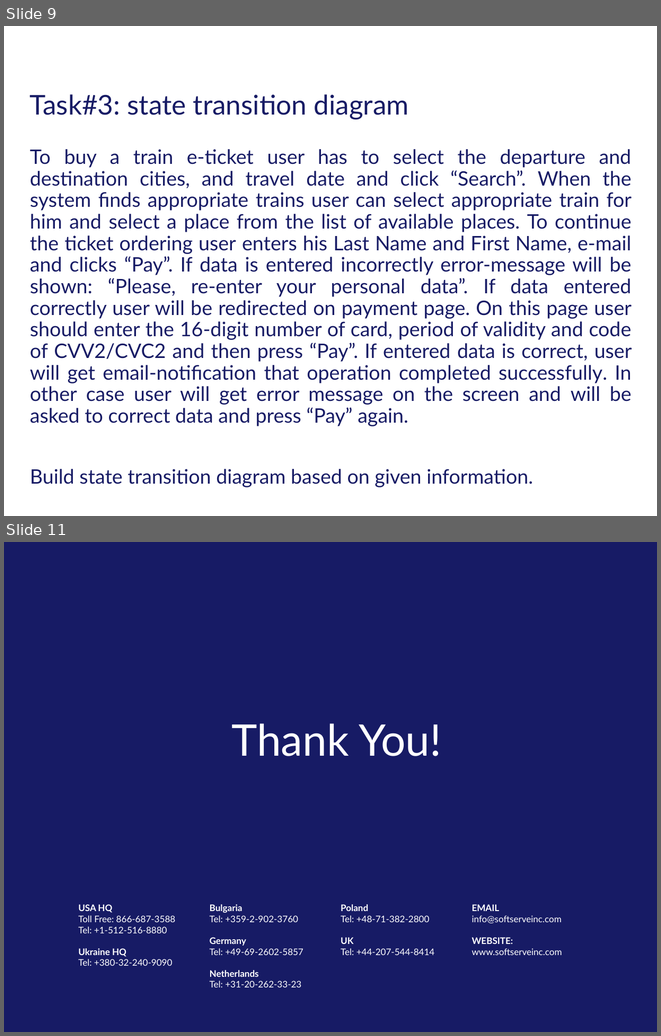
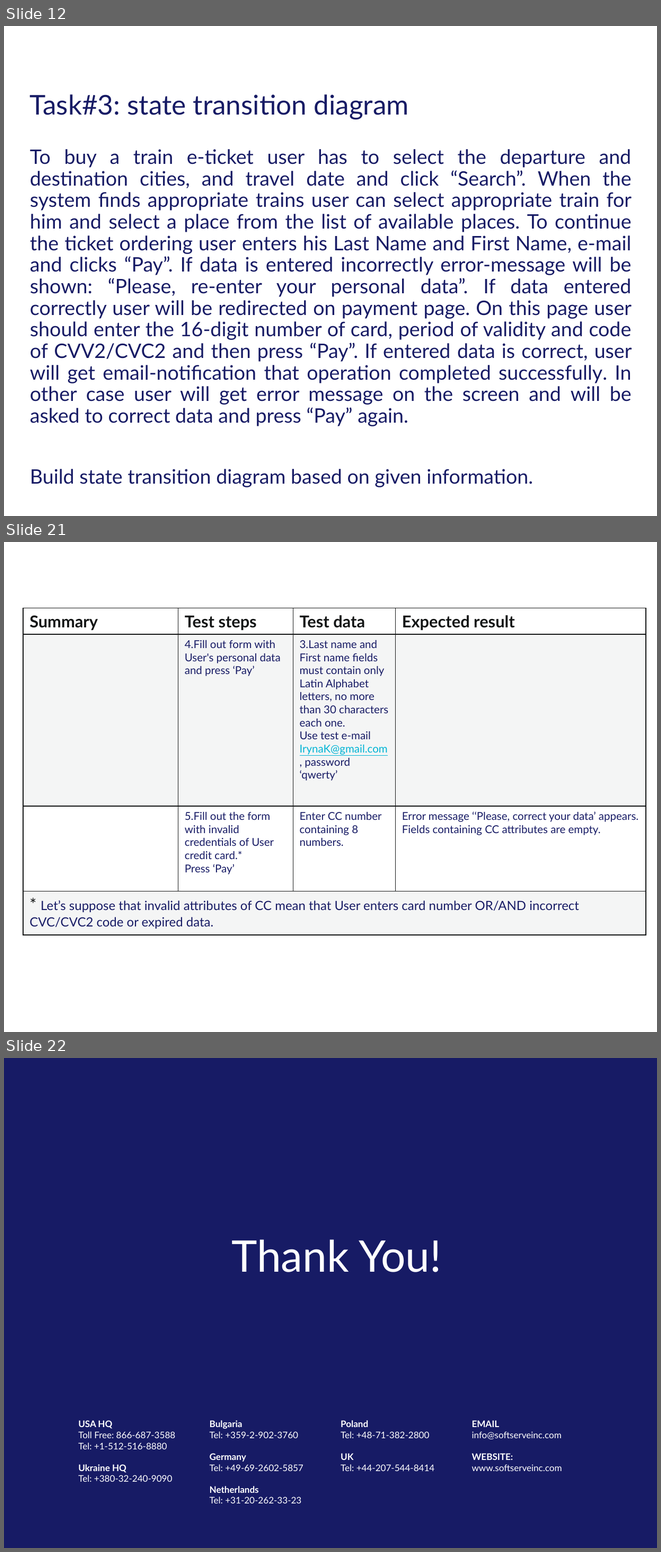
Before and after one commit to VikaSvyryd/HomeWorks, a slide deck: HW4 TDT.pptx. Shown one above the other, each under a label of ours: slides 9 and 11 before the commit, slides 12, 21 and 22 after it; the slides between them are not shown. The pictures are 661x1036 and 661x1552 pixels, drawn with LibreOffice and Linux fonts; fonts in the diff are those of the drawing; background and template pictures are left out. Boxes give left, top, right and bottom in pixels: in the first picture for what was removed or moved away, otherwise in the second. Text is boxed around its words. In the diff, an @@ line names an element or a change of style, - is before the commit and + after.

```diff
--- a/HW4 TDT.pptx
+++ b/HW4 TDT.pptx
@@ slide 21 added at bbox=[4, 542, 657, 1032], background #FFFFFF @@
@@ table added at bbox=[23, 608, 646, 939], 4 rows, 4 columns @@
+Summary | Test steps | Test data | Expected result
+ | 4.Fill out form with User's personal data and press ‘Pay’ | 3.Last name and First name fields must contain only Latin Alphabet letters, no more than 30 characters each one. / Use test e-mail IrynaK@gmail.com, password ‘qwerty’ | 
+ | 5.Fill out the form with invalid credentials of User credit card.* / Press ‘Pay’ | Enter CC number containing 8 numbers. | Error message ‘‘Please, correct your data’ appears. / Fields containing CC attributes are empty.
+* Let’s suppose that invalid attributes of CC mean that User enters card number OR/AND incorrect CVC/CVC2 code or expired data. |  |  | 
@@ what was slide 9 is now slide 12 @@
@@ what was slide 11 is now slide 22 @@
```
Also in this commit, not shown: 4 slides changed, 11 other slides added, 1 slide removed.
